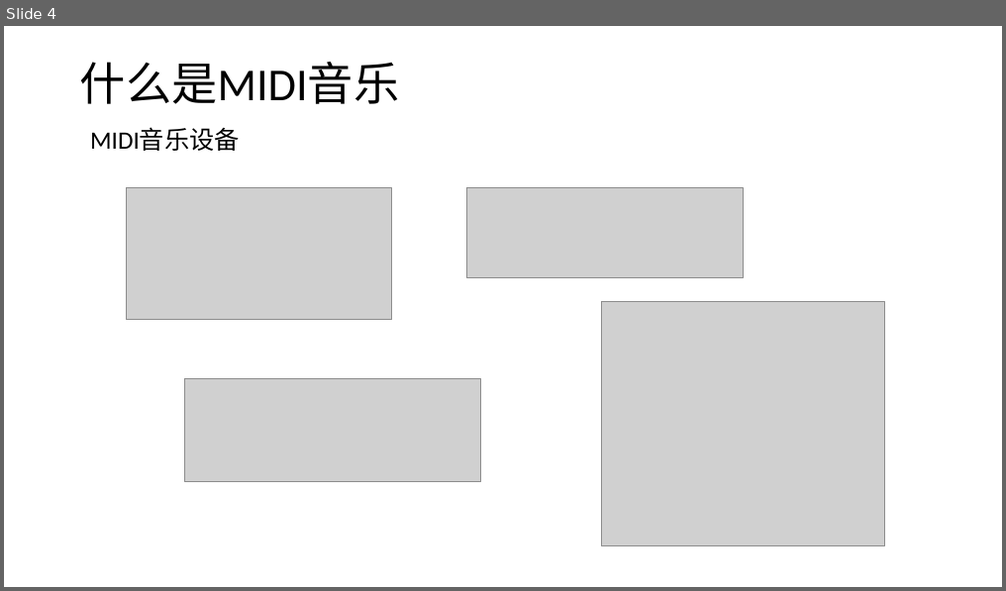
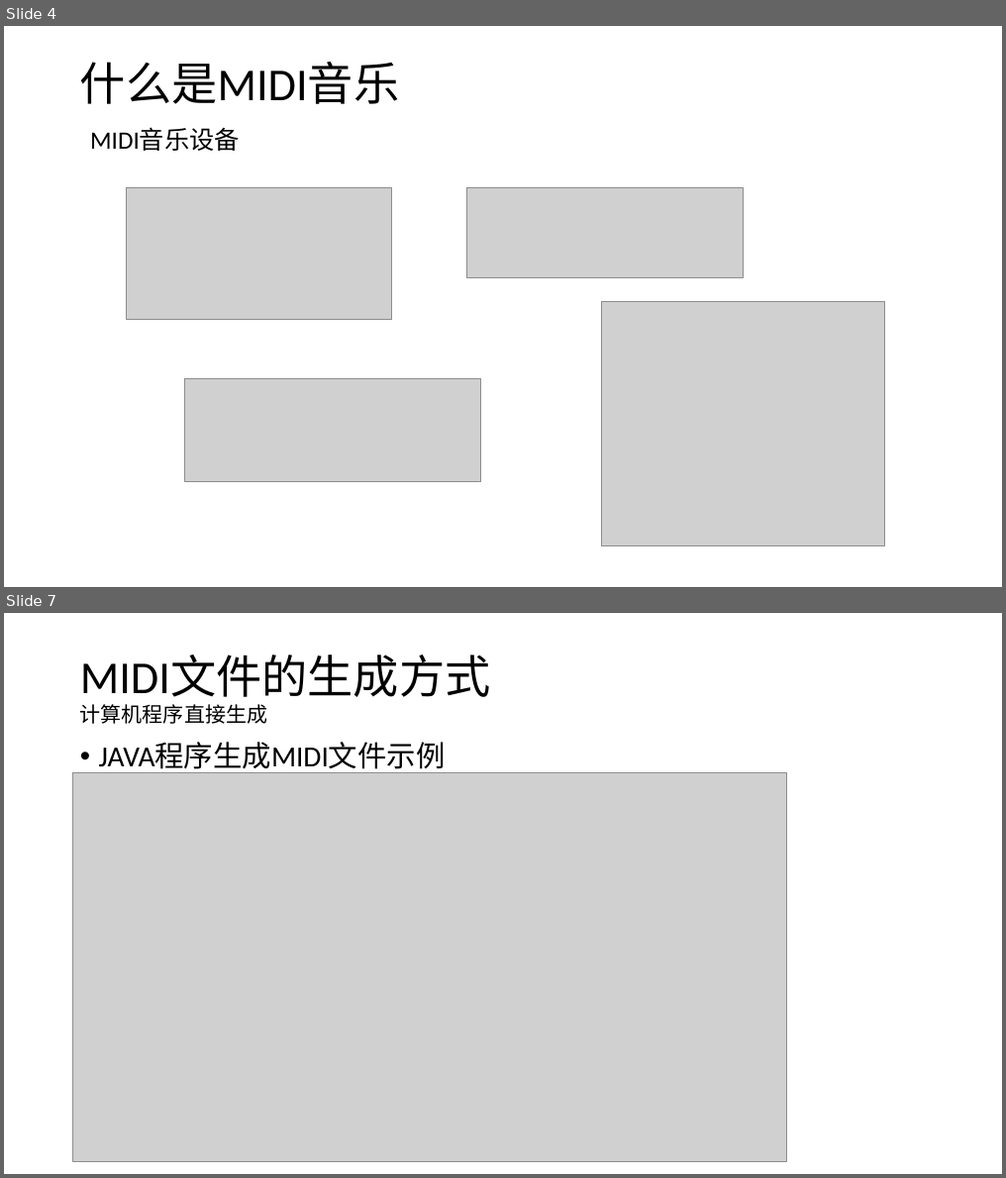
Before and after one commit to huntercao/shared_files, a slide deck: midi/docs/ppt/midi_introduction.pptx. Shown one above the other, each under a label of ours: slide 4 before the commit, slides 4 and 7 after it; the slides between them are not shown. The pictures are 1006x591 and 1006x1178 pixels, drawn with LibreOffice and Linux fonts; fonts in the diff are those of the drawing; grey boxes stand for pictures. Boxes give left, top, right and bottom in pixels: in the first picture for what was removed or moved away, otherwise in the second. Text is boxed around its words. In the diff, an @@ line names an element or a change of style, - is before the commit and + after.

```diff
--- a/midi/docs/ppt/midi_introduction.pptx
+++ b/midi/docs/ppt/midi_introduction.pptx
@@ slide 7 added at [4, 613, 1002, 1174], background #FFFFFF @@
@@ title added at [80, 656, 491, 724], 44 pt, text #000000 @@
+MIDI文件的生成方式
+计算机程序直接生成
@@ text added at [99, 743, 446, 774], 28 pt, text #000000 @@
+• JAVA程序生成MIDI文件示例
@@ picture added at [73, 772, 787, 1161] @@
```
Also in this commit, not shown: 1 slide changed, 6 other slides added.
